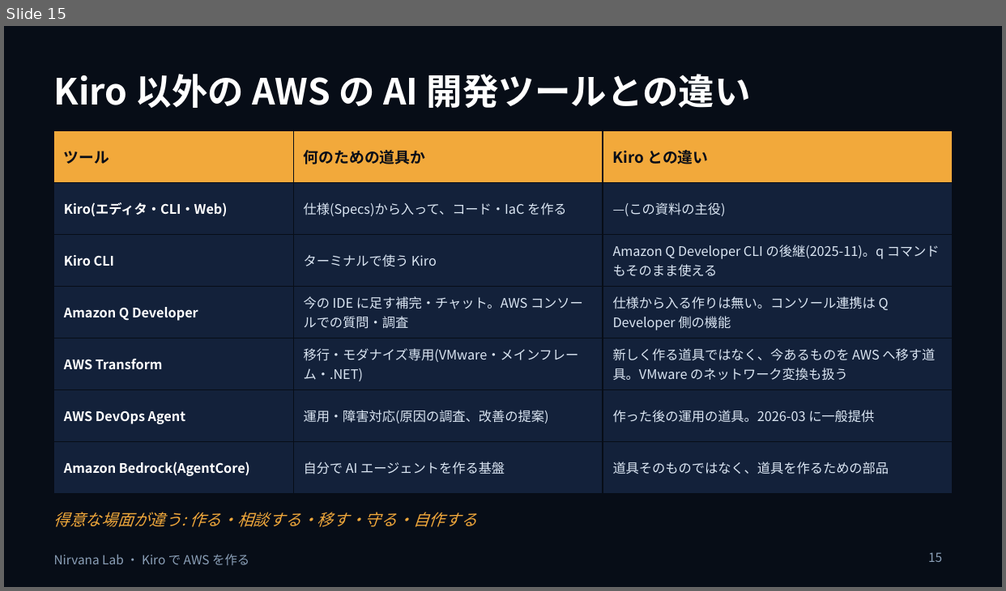
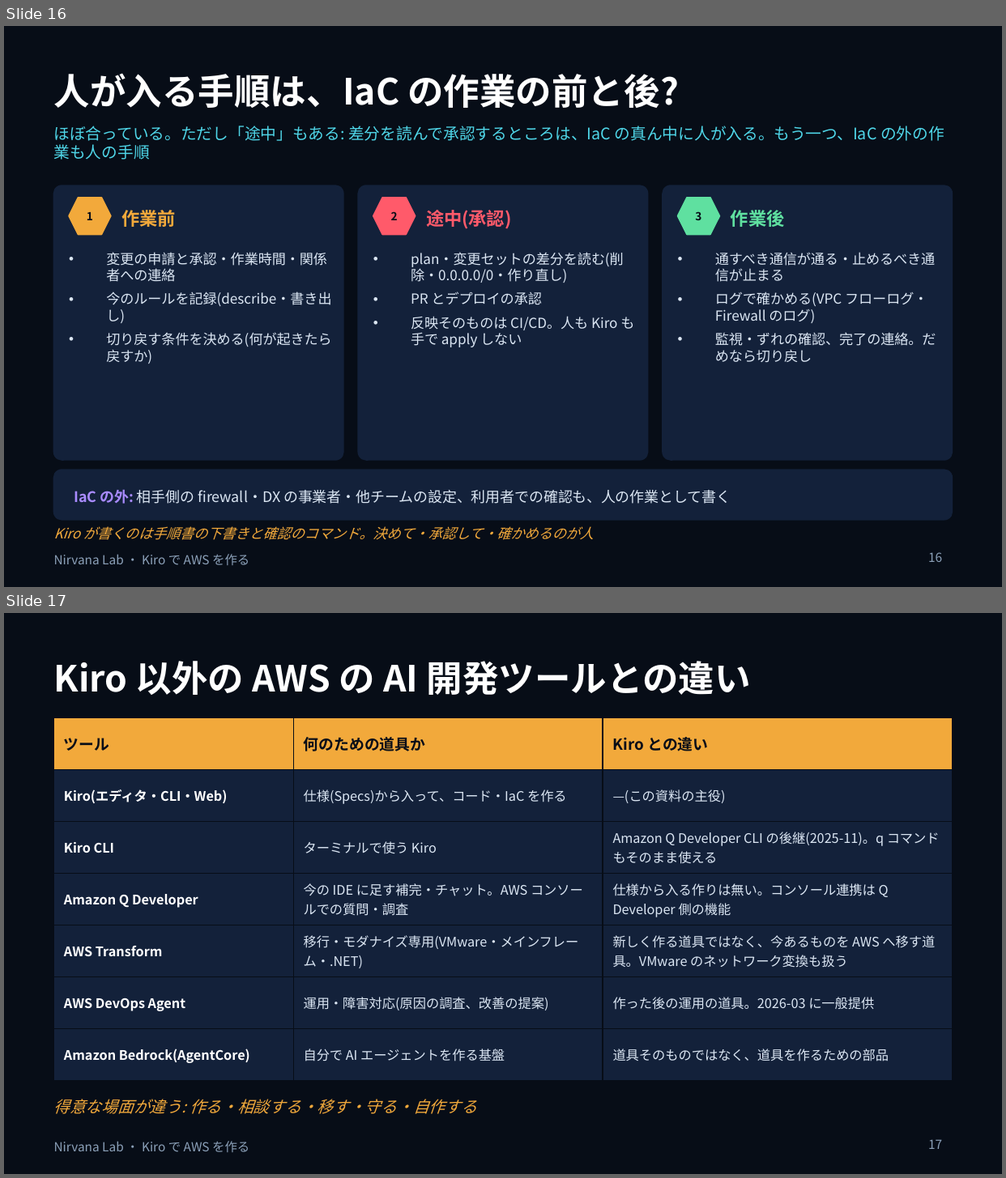
Before and after one commit to w-index-m/nirvana-lab, a slide deck: docs/ai-driven-dev-kiro.pptx. Shown one above the other, each under a label of ours: slide 15 before the commit, slides 16 and 17 after it. The pictures are 1006x591 and 1006x1178 pixels, drawn with LibreOffice and Linux fonts; fonts in the diff are those of the drawing. Boxes give left, top, right and bottom in pixels: in the first picture for what was removed or moved away, otherwise in the second. Text is boxed around its words. In the diff, an @@ line names an element or a change of style, - is before the commit and + after.

```diff
--- a/docs/ai-driven-dev-kiro.pptx
+++ b/docs/ai-driven-dev-kiro.pptx
@@ slide 16 added at bbox=[4, 26, 1002, 587], background #070D17; not listed: 1 template element that a slide beside it also shows @@
@@ title added at bbox=[54, 73, 679, 108], 26 pt, text #FFFFFF, bold @@
+人が入る手順は、IaC の作業の前と後?
@@ text added at bbox=[54, 126, 944, 160], 11.5 pt, text #4FD6E8 @@
+ほぼ合っている。ただし「途中」もある: 差分を読んで承認するところは、IaC の真ん中に人が入る。もう一つ、IaC の外の作業も人の手順
@@ rounded rectangle added at bbox=[54, 186, 343, 460], fill #13213A, outline #13213A 1 pt @@
@@ rounded rectangle added at bbox=[358, 186, 648, 460], fill #13213A, outline #13213A 1 pt @@
@@ rounded rectangle added at bbox=[663, 186, 952, 460], fill #13213A, outline #13213A 1 pt @@
@@ hexagon added at bbox=[69, 198, 111, 234], fill #F2A93B, outline #F2A93B 1 pt @@
@@ text added at bbox=[87, 212, 93, 220], 8 pt, text #070D17, bold @@
+1
@@ text added at bbox=[121, 210, 176, 227], 13 pt, text #F2A93B, bold @@
+作業前
@@ hexagon added at bbox=[373, 198, 415, 234], fill #FF5A6A, outline #FF5A6A 1 pt @@
@@ text added at bbox=[391, 211, 398, 220], 8 pt, text #070D17, bold @@
+2
@@ text added at bbox=[426, 210, 511, 229], 13 pt, text #FF5A6A, bold @@
+途中(承認)
@@ hexagon added at bbox=[678, 198, 719, 234], fill #5FE0A0, outline #5FE0A0 1 pt @@
@@ text added at bbox=[695, 211, 701, 220], 8 pt, text #070D17, bold @@
+3
@@ text added at bbox=[731, 210, 785, 227], 13 pt, text #5FE0A0, bold @@
+作業後
@@ text added at bbox=[106, 252, 332, 364], 10 pt, text #DBE6F3 @@
+• 変更の申請と承認・作業時間・関係者への連絡
+• 今のルールを記録(describe・書き出し)
+• 切り戻す条件を決める(何が起きたら戻すか)
@@ text added at bbox=[411, 252, 634, 348], 10 pt, text #DBE6F3 @@
+• plan・変更セットの差分を読む(削除・0.0.0.0/0・作り直し)
+• PR とデプロイの承認
+• 反映そのものは CI/CD。人も Kiro も手で apply しない
@@ text added at bbox=[715, 252, 936, 362], 10 pt, text #DBE6F3 @@
+• 通すべき通信が通る・止めるべき通信が止まる
+• ログで確かめる(VPC フローログ・Firewall のログ)
+• 監視・ずれの確認、完了の連絡。だめなら切り戻し
@@ rounded rectangle added at bbox=[54, 470, 952, 520], fill #13213A, outline #13213A 1 pt @@
@@ text added at bbox=[74, 489, 731, 504], 10.5 pt, text #DBE6F3 @@
+IaC の外: 相手側の firewall・DX の事業者・他チームの設定、利用者での確認も、人の作業として書く
@@ text added at bbox=[54, 527, 594, 540], 10 pt, text #F2A93B, italic @@
+Kiro が書くのは手順書の下書きと確認のコマンド。決めて・承認して・確かめるのが人
@@ page number added at bbox=[928, 552, 942, 562], 9 pt, text #8BA0B8 @@
+16
@@ what was slide 15 is now slide 17 @@
@@ page number at bbox=[928, 1139, 942, 1149]: text changed @@
-15
+17
```
Also in this commit, not shown: 1 other slide added, 3 other files.
